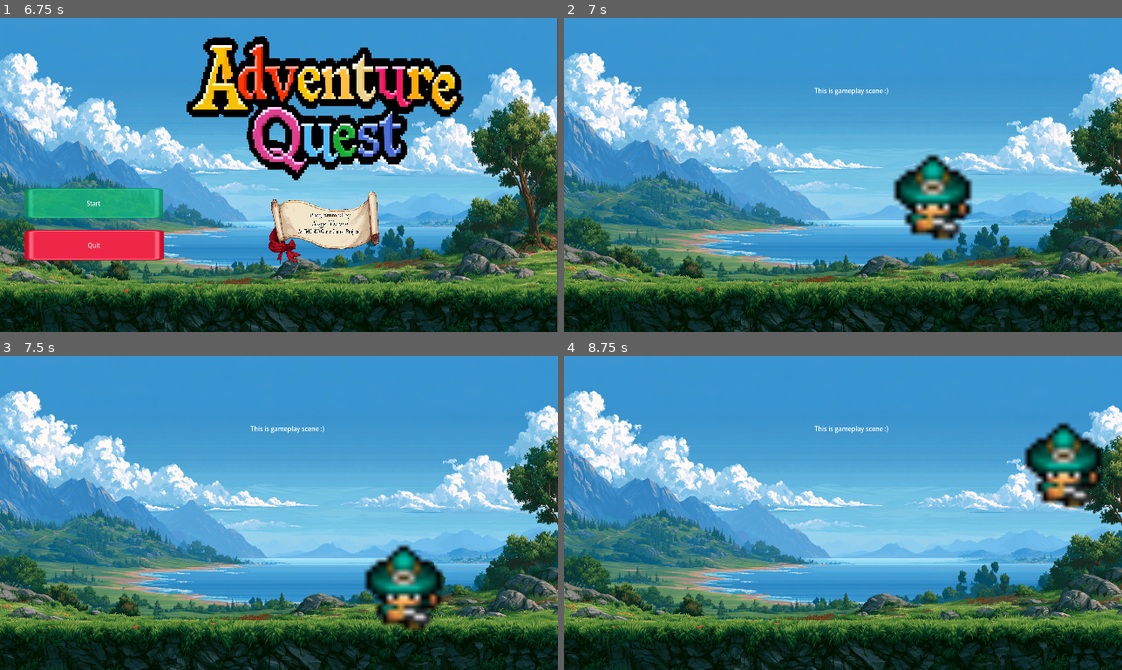
Above: before the commit, frames 1-4 (two rows, left to right).
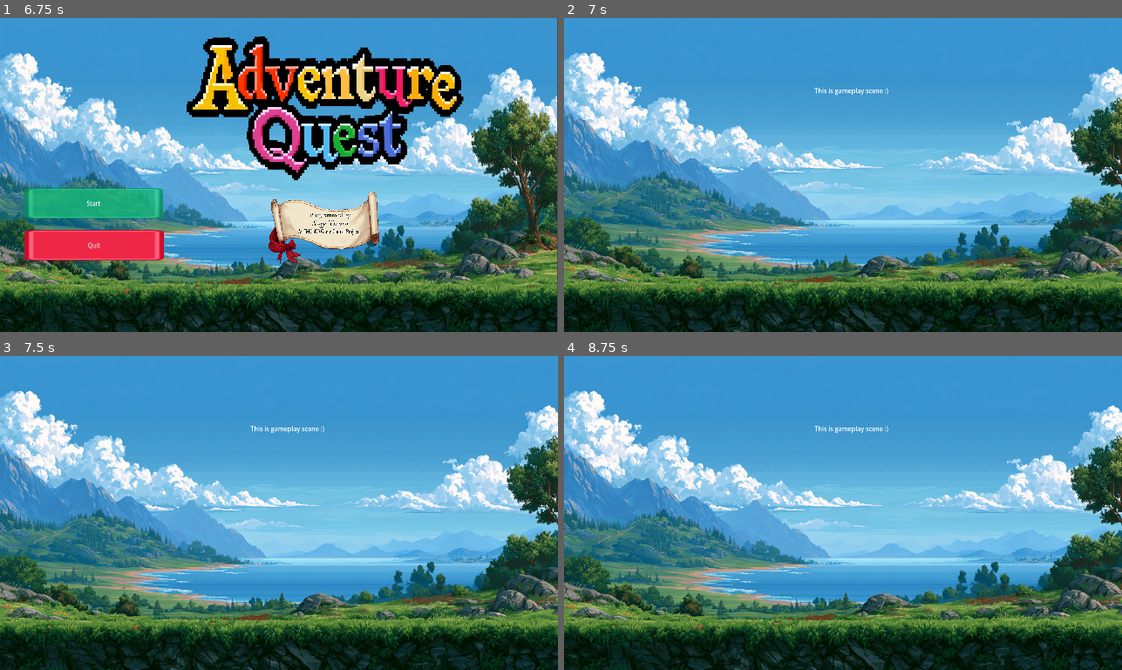
Above: after the commit, the same moments.

Repository: TheSateWarco/2dTDFantasyAdventureGame
Game: Godot game, scene res://Tesoro_Sage_FantasyAdventure/Scenes/UI/start_screen_ui.tscn
The game is run twice, just before and just after one commit, with the same random seed, the same clock (stepped at 60 frames per second) and the same inputs. Sound files missing from this copy of the repository are replaced by a short silence.
Inputs:
- Up to frame 1 (6.75 s): click "Start" at 0.5 s; click "Start" at 1.25 s; tap Enter at 2, 3.5, 5 s; hold D (moveRight) 2.03-2.78 s; tap Space at 2.75, 4.25, 5.75 s; hold S (moveDown) 2.78-3.53 s; hold D (moveRight) 3.53-4.28 s; hold W (moveUp) 4.28-5.03 s; hold A (moveLeft) 5.03-6.53 s; hold S (moveDown) from 6.53 s (still down)
- Up to frame 2 (7 s): keep holding S (moveDown)
- Up to frame 3 (7.5 s): release S (moveDown) at 7.28 s; hold D (moveRight) from 7.28 s (still down)
- Up to frame 4 (8.75 s): release D (moveRight) at 8.03 s; hold W (moveUp) from 8.03 s (still down)

Frame 1 is identical in both runs. In frame 2, 2.8% of the frame differs, in the area x 58-74%, y 43-71%; in frame 3, 2.7%; in frame 4, 2.7%.
Error in both runs: Cannot call method 'change_scene_to_file' on a null value. (res://Tesoro_Sage_FantasyAdventure/Scripts/start_screen_ui.gd:8)

Commit message:
start on next anim

Diff:
--- a/2dtd-fantasy-adventure-game/Tesoro_Sage_FantasyAdventure/Scenes/Characters/Player.tscn
+++ b/2dtd-fantasy-adventure-game/Tesoro_Sage_FantasyAdventure/Scenes/Characters/Player.tscn
@@ -1405,6 +1405,11 @@
 "loop": 1,
 "name": &"idleDown",
 "speed": 5.0
+}, {
+"frames": [],
+"loop": 1,
+"name": &"idleUp",
+"speed": 5.0
 }]
 
 [sub_resource type="CapsuleShape2D" id="CapsuleShape2D_k0x5d"]
@@ -1416,9 +1421,7 @@
 
 [node name="AnimatedSprite2D" type="AnimatedSprite2D" parent="." unique_id=1357244899]
 sprite_frames = SubResource("SpriteFrames_l20gf")
-animation = &"attackDown"
-frame = 3
-frame_progress = 1.0
+animation = &"idleUp"
 
 [node name="CollisionShape2D" type="CollisionShape2D" parent="." unique_id=253331016]
 position = Vector2(0, -2)
